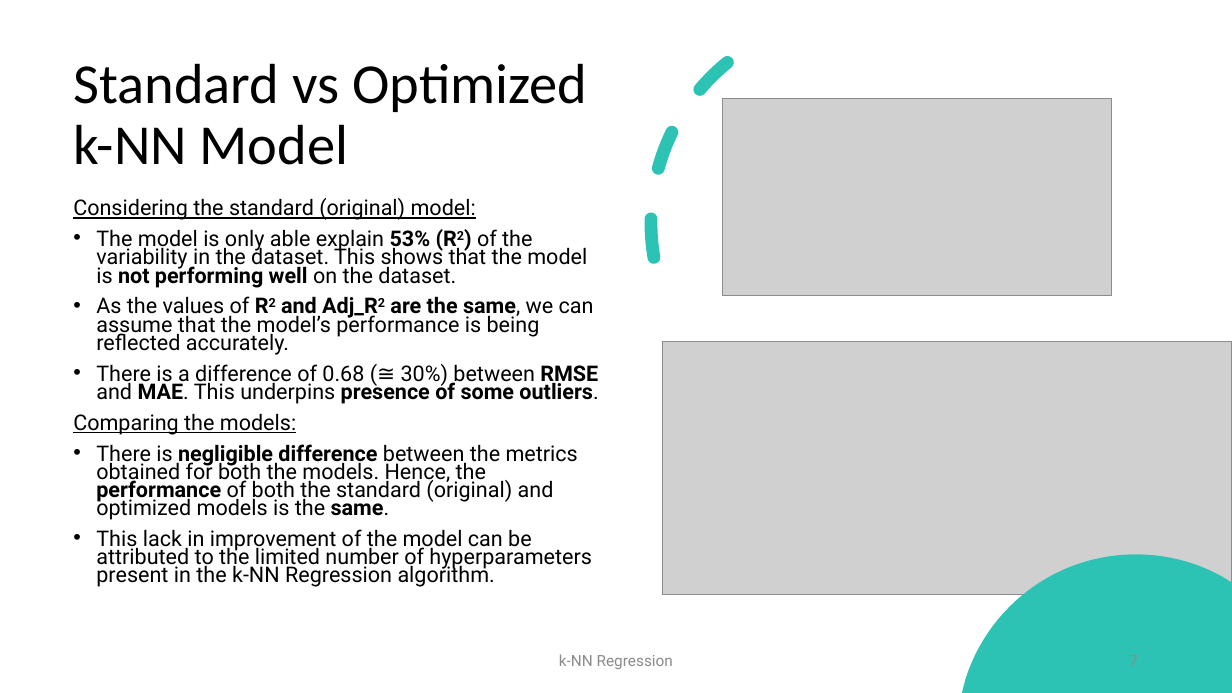
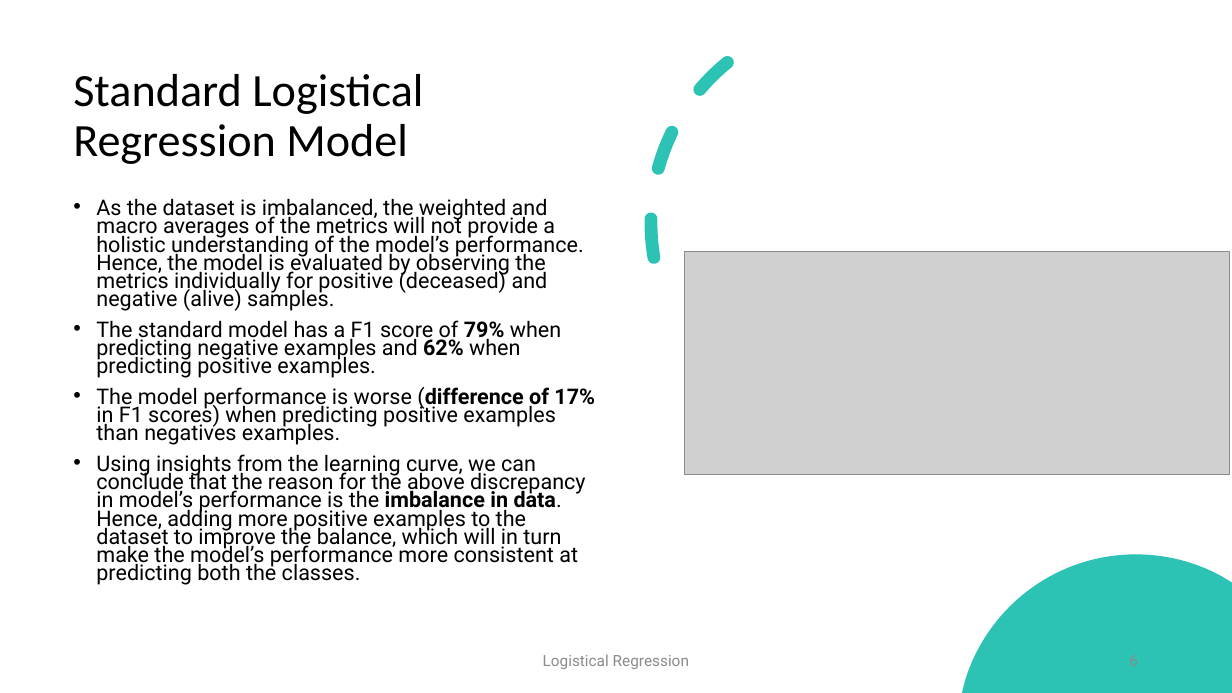
Before and after one commit to radroid/ml-algorithms-assignments, a slide deck: slide 6 of logistical_regression/Logistical Regression - Assignment 2.pptx (slide 7 before the commit). Drawn at 1232x693 pixels with LibreOffice and Linux fonts; fonts in the diff are those of the drawing; grey boxes stand for pictures. Boxes give left, top, right and bottom in pixels: in the first picture for what was removed or moved away, otherwise in the second. Text is boxed around its words. In the diff, an @@ line names an element or a change of style, - is before the commit and + after.

```diff
--- a/logistical_regression/Logistical Regression - Assignment 2.pptx
+++ b/logistical_regression/Logistical Regression - Assignment 2.pptx
@@ title at (73, 74, 423, 164): text changed; size 44 to 36 pt @@
-Standard vs Optimized k-NN Model
+Standard Logistical Regression Model
@@ picture removed at (723, 99, 1112, 296) @@
@@ text at (96, 198, 595, 585): text changed @@
-Considering the standard (original) model:
-• The model is only able explain 53% (R2) of the variability in the dataset. This shows that the model is not performing well on the dataset.
-• As the values of R2 and Adj_R2 are the same, we can assume that the model’s performance is being reflected accurately.
-• There is a difference of 0.68 (≅ 30%) between RMSE and MAE. This underpins presence of some outliers.
-Comparing the models:
-• There is negligible difference between the metrics obtained for both the models. Hence, the performance of both the standard (original) and optimized models is the same.
-• This lack in improvement of the model can be attributed to the limited number of hyperparameters present in the k-NN Regression algorithm.
+• As the dataset is imbalanced, the weighted and macro averages of the metrics will not provide a holistic understanding of the model’s performance. Hence, the model is evaluated by observing the metrics individually for positive (deceased) and negative (alive) samples.
+• The standard model has a F1 score of 79% when predicting negative examples and 62% when predicting positive examples.
+• The model performance is worse (difference of 17% in F1 scores) when predicting positive examples than negatives examples.
+• Using insights from the learning curve, we can conclude that the reason for the above discrepancy in model’s performance is the imbalance in data. Hence, adding more positive examples to the dataset to improve the balance, which will in turn make the model’s performance more consistent at predicting both the classes.
@@ picture added at (685, 251, 1230, 475) @@
@@ picture removed at (663, 342, 1232, 594) @@
@@ text at (543, 654, 689, 669): text changed @@
-k-NN Regression
+Logistical Regression
```
Also in this commit, not shown: 7 other slides changed, 2 slides added, 1 slide removed, 14 other files.
